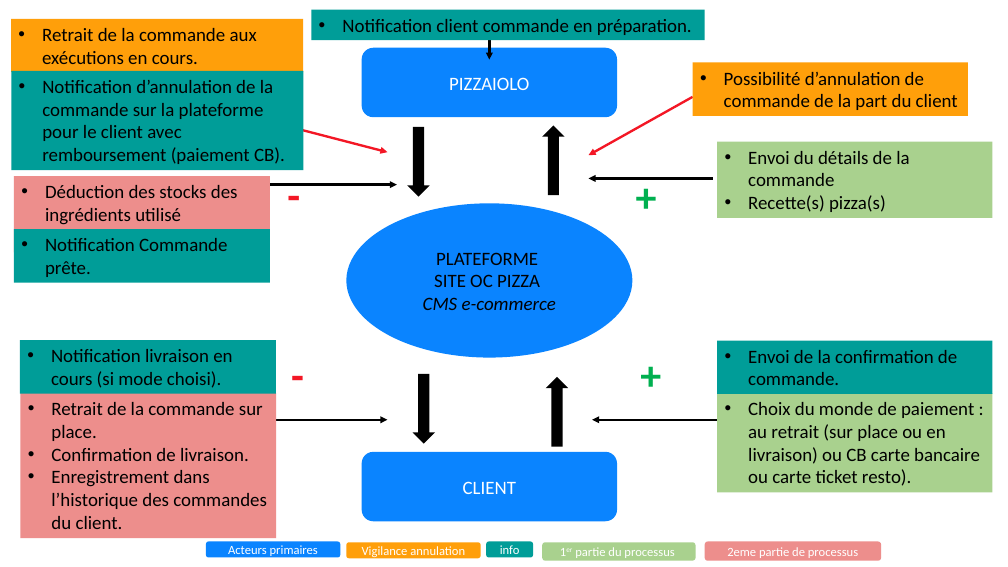
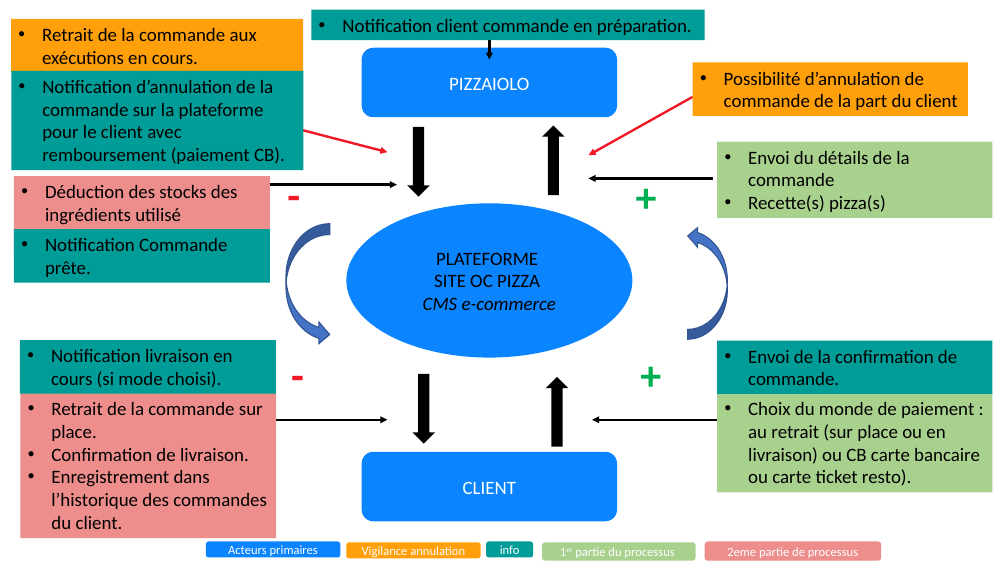
Before and after one commit to Keltoum-BLK/projet_6, a slide deck: slide 2 of persona et shéma de fonctionnement ecommerce.pptx. Drawn at 1008x567 pixels with LibreOffice and Linux fonts; fonts in the diff are those of the drawing. Boxes give left, top, right and bottom in pixels: in the first picture for what was removed or moved away, otherwise in the second. Text is boxed around its words. In the diff, an @@ line names an element or a change of style, - is before the commit and + after.

```diff
--- a/persona et shéma de fonctionnement ecommerce.pptx
+++ b/persona et shéma de fonctionnement ecommerce.pptx
@@ curved left arrow added at (x1=286, y1=224, x2=330, y2=346), fill #4472C4, outline #325491 1 pt @@
@@ curved left arrow added at (x1=688, y1=226, x2=727, y2=340), fill #4472C4, outline #325491 1 pt @@
```
Also in this commit, not shown: 1 other slide changed, 1 slide added, 10 other files.
